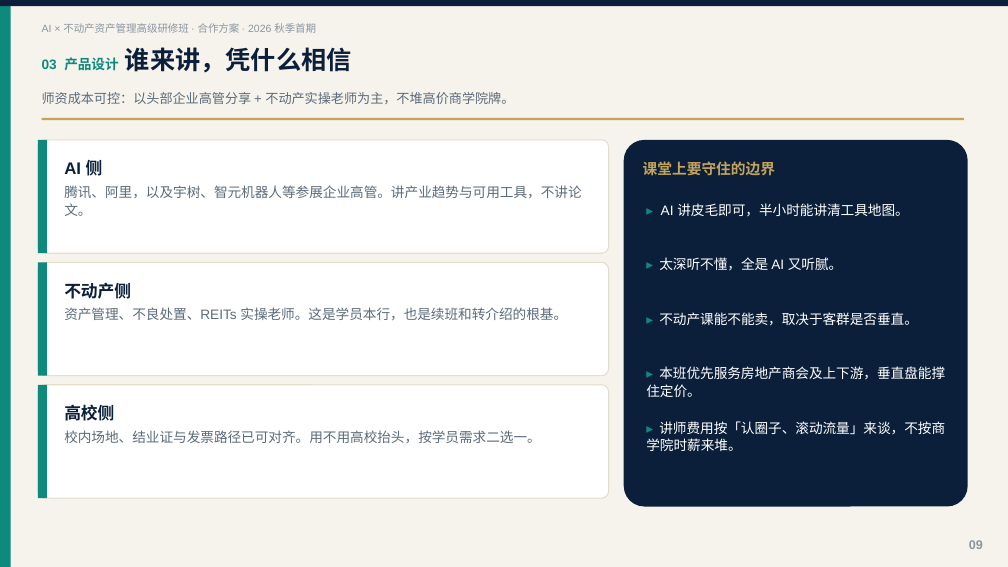
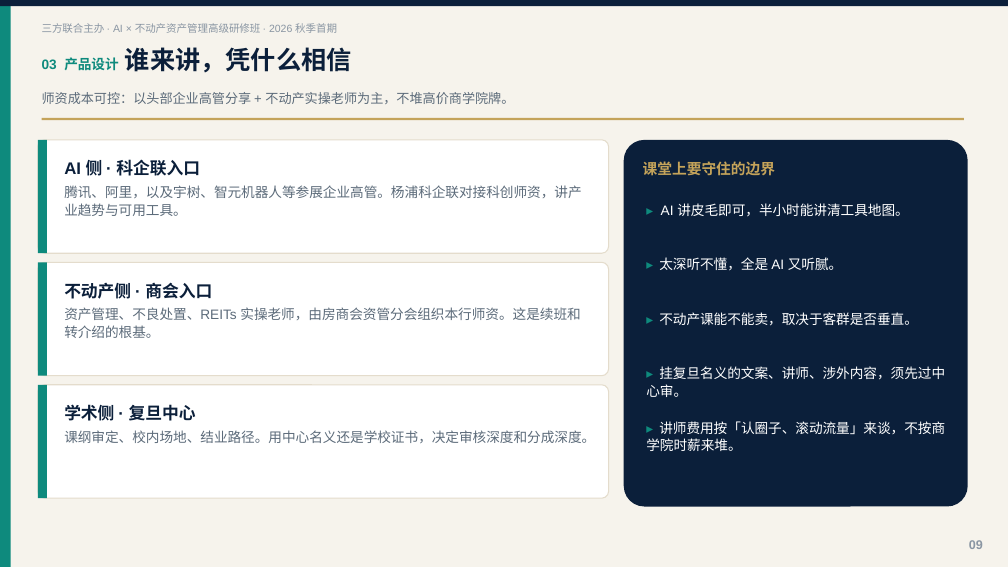
Before and after one commit to hujigang2010-maker/AIDEN, a slide deck: slide 9 of output/AI+不动产资产管理高级研修班_合作方案.pptx. Drawn at 1008x567 pixels with LibreOffice and Linux fonts; fonts in the diff are those of the drawing. Boxes give left, top, right and bottom in pixels: in the first picture for what was removed or moved away, otherwise in the second. Text is boxed around its words. In the diff, an @@ line names an element or a change of style, - is before the commit and + after.

```diff
--- a/output/AI+不动产资产管理高级研修班_合作方案.pptx
+++ b/output/AI+不动产资产管理高级研修班_合作方案.pptx
@@ text at (x1=42, y1=23, x2=337, y2=33): text changed @@
-AI × 不动产资产管理高级研修班 · 合作方案 · 2026 秋季首期
+三方联合主办 · AI × 不动产资产管理高级研修班 · 2026 秋季首期
@@ text at (x1=64, y1=157, x2=581, y2=216): text changed @@
-AI 侧
-腾讯、阿里，以及宇树、智元机器人等参展企业高管。讲产业趋势与可用工具，不讲论文。
+AI 侧 · 科企联入口
+腾讯、阿里，以及宇树、智元机器人等参展企业高管。杨浦科企联对接科创师资，讲产业趋势与可用工具。
@@ text at (x1=64, y1=282, x2=580, y2=338): text changed @@
-不动产侧
-资产管理、不良处置、REITs 实操老师。这是学员本行，也是续班和转介绍的根基。
+不动产侧 · 商会入口
+资产管理、不良处置、REITs 实操老师，由房商会资管分会组织本行师资。这是续班和转介绍的根基。
@@ text at (x1=646, y1=366, x2=945, y2=397): text changed @@
-▸ 本班优先服务房地产商会及上下游，垂直盘能撑住定价。
+▸ 挂复旦名义的文案、讲师、涉外内容，须先过中心审。
@@ text at (x1=64, y1=404, x2=595, y2=443): text changed @@
-高校侧
-校内场地、结业证与发票路径已可对齐。用不用高校抬头，按学员需求二选一。
+学术侧 · 复旦中心
+课纲审定、校内场地、结业路径。用中心名义还是学校证书，决定审核深度和分成深度。
```
Also in this commit, not shown: 14 other slides changed, 4 slides added, 2 slides removed, 2 other files.
